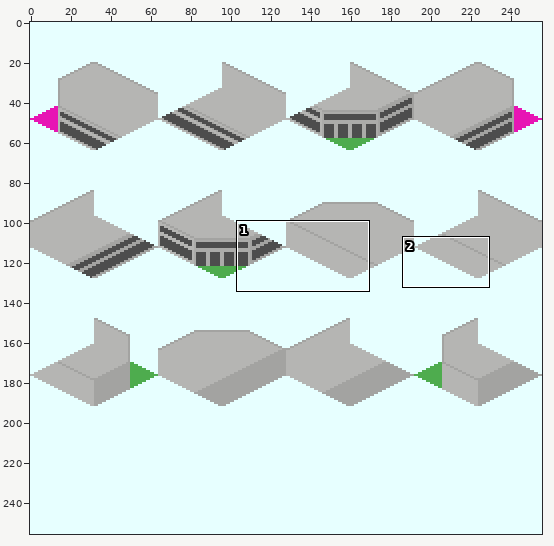
One commit to this sprite sheet: source/png/Simple_Station_MainStation-1.png. Above, an overview of the earlier version with the close-up marked.
Close-up. Before the edit:
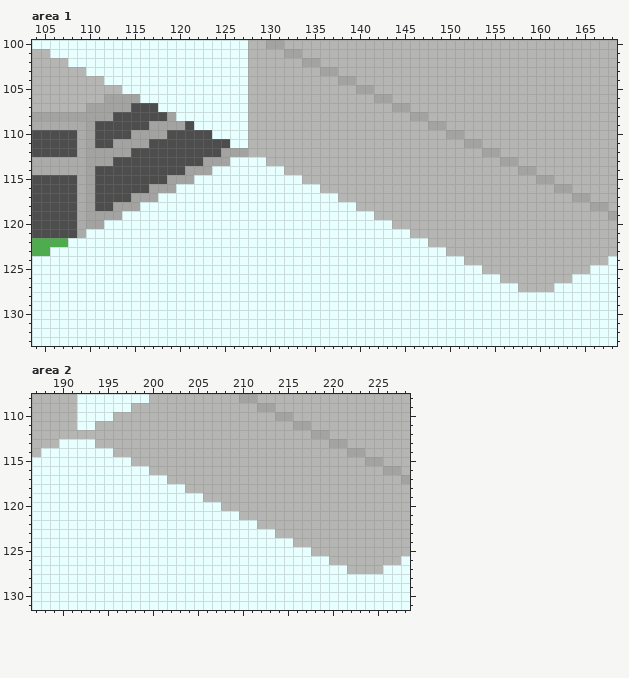
The file is 256x256 pixels. Colours within 5 levels of each other are drawn and written as one. Shown: area 1: x 104..168, y 100..133; area 2: x 187..228, y 108..131. The commit also changed other parts of the picture, which this record leaves out.
New version:
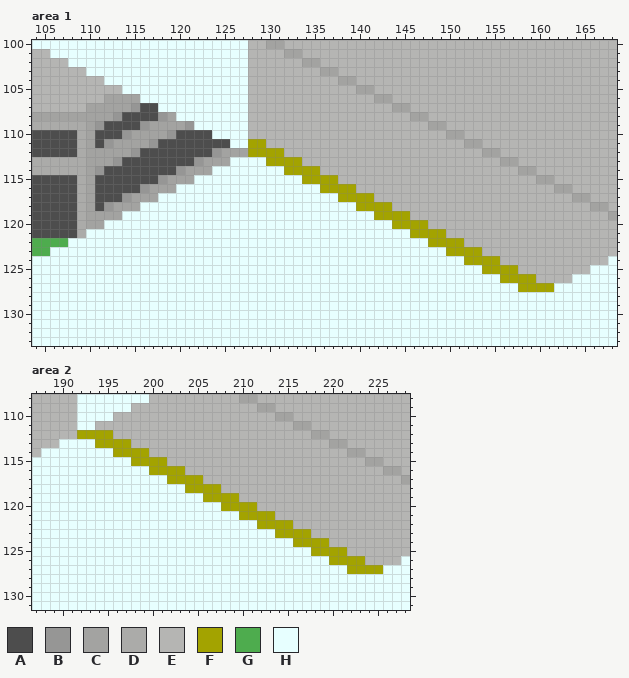
Palette (. is transparent): A #4d4d4d  B #969695  C #a3a3a1  D #ababa9  E #b5b5b3  F #a3a300  G #4eac4e  H #e7ffff
Change:
Area 1:
y 107: x 115 A -> B
y 108: x 113 A -> B; x 118 A -> B
y 109: x 111 A -> B; x 116 A -> B; x 121 A -> B
y 110: x 114 A -> B; x 119 A -> B
y 111: x 112 A -> B; x 117 A -> B; x 128..129 EE -> FF
y 112: x 115 A -> B; x 124 A -> B; x 128..131 EEEE -> FFFF
y 113: x 113 A -> B; x 122 A -> B; x 130..133 EEEE -> FFFF
y 114: x 111 A -> B; x 120 A -> B; x 132..135 EEEE -> FFFF
y 115: x 118 A -> B; x 134..137 EEEE -> FFFF
y 116: x 116 A -> B; x 136..139 EEEE -> FFFF
y 117: x 114 A -> B; x 138..141 EEEE -> FFFF
y 118: x 112 A -> B; x 140..143 EEEE -> FFFF
y 119: x 142..145 EEEE -> FFFF
y 120: x 144..147 EEEE -> FFFF
y 121: x 146..149 EEEE -> FFFF
y 122: x 148..151 EEEE -> FFFF
y 123: x 150..153 EEEE -> FFFF
y 124: x 152..155 EEEE -> FFFF
y 125: x 154..157 EEEE -> FFFF
y 126: x 156..159 EEEE -> FFFF
y 127: x 158..161 EEEE -> FFFF
Area 2:
y 112: x 192..195 EEEE -> FFFF
y 113: x 194..197 EEEE -> FFFF
y 114: x 196..199 EEEE -> FFFF
y 115: x 198..201 EEEE -> FFFF
y 116: x 200..203 EEEE -> FFFF
y 117: x 202..205 EEEE -> FFFF
y 118: x 204..207 EEEE -> FFFF
y 119: x 206..209 EEEE -> FFFF
y 120: x 208..211 EEEE -> FFFF
y 121: x 210..213 EEEE -> FFFF
y 122: x 212..215 EEEE -> FFFF
y 123: x 214..217 EEEE -> FFFF
y 124: x 216..219 EEEE -> FFFF
y 125: x 218..221 EEEE -> FFFF
y 126: x 220..223 EEEE -> FFFF
y 127: x 222..225 EEEE -> FFFF
Pixel boxes of the changes (left, top, right, bottom) in both close-ups:
changed: (95, 103, 221, 211)
changed: (248, 139, 554, 292)
changed: (77, 430, 383, 574)
